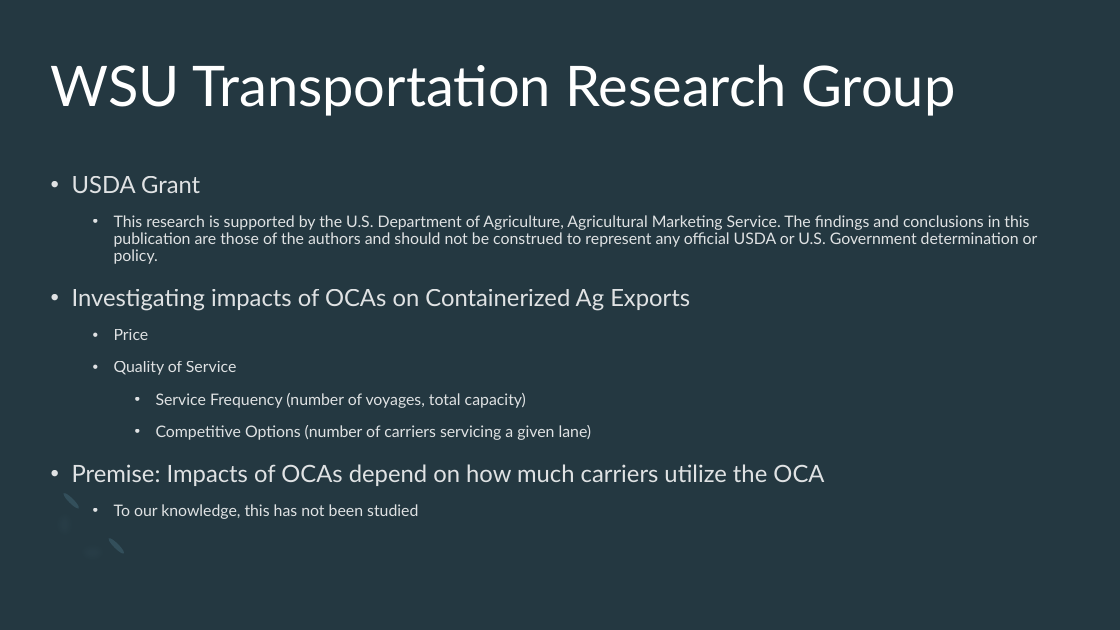
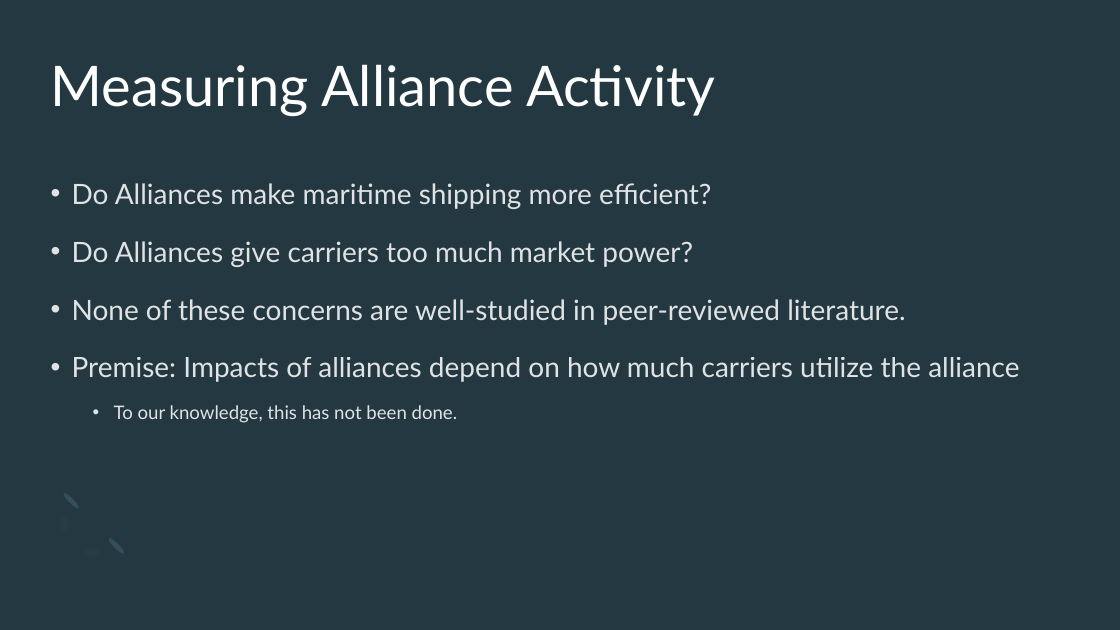
Before and after one commit to epistemetrica/Ocean-Carrier-Alliances-Project, a slide deck: slide 11 of PNREC/PNREC slides.pptx (slide 7 before the commit). Drawn at 1120x630 pixels with LibreOffice and Linux fonts; fonts in the diff are those of the drawing. Boxes give left, top, right and bottom in pixels: in the first picture for what was removed or moved away, otherwise in the second. Text is boxed around its words. In the diff, an @@ line names an element or a change of style, - is before the commit and + after.

```diff
--- a/PNREC/PNREC slides.pptx
+++ b/PNREC/PNREC slides.pptx
@@ title at (x1=51, y1=64, x2=716, y2=116): text changed @@
-WSU Transportation Research Group
+Measuring Alliance Activity
@@ text at (x1=72, y1=183, x2=1019, y2=423): text changed; size 13.6 to 24 pt @@
-• USDA Grant
-  • This research is supported by the U.S. Department of Agriculture, Agricultural Marketing Service. The findings and conclusions in this publication are those of the authors and should not be construed to represent any official USDA or U.S. Government determination or policy.
-• Investigating impacts of OCAs on Containerized Ag Exports
-  • Price
-  • Quality of Service
-    • Service Frequency (number of voyages, total capacity)
-    • Competitive Options (number of carriers servicing a given lane)
-• Premise: Impacts of OCAs depend on how much carriers utilize the OCA
-  • To our knowledge, this has not been studied
+• Do Alliances make maritime shipping more efficient?
+• Do Alliances give carriers too much market power?
+• None of these concerns are well-studied in peer-reviewed literature.
+• Premise: Impacts of alliances depend on how much carriers utilize the alliance
+  • To our knowledge, this has not been done.
```
Also in this commit, not shown: 6 other slides changed, 3 slides added, 5 slides removed, 4 other files.
